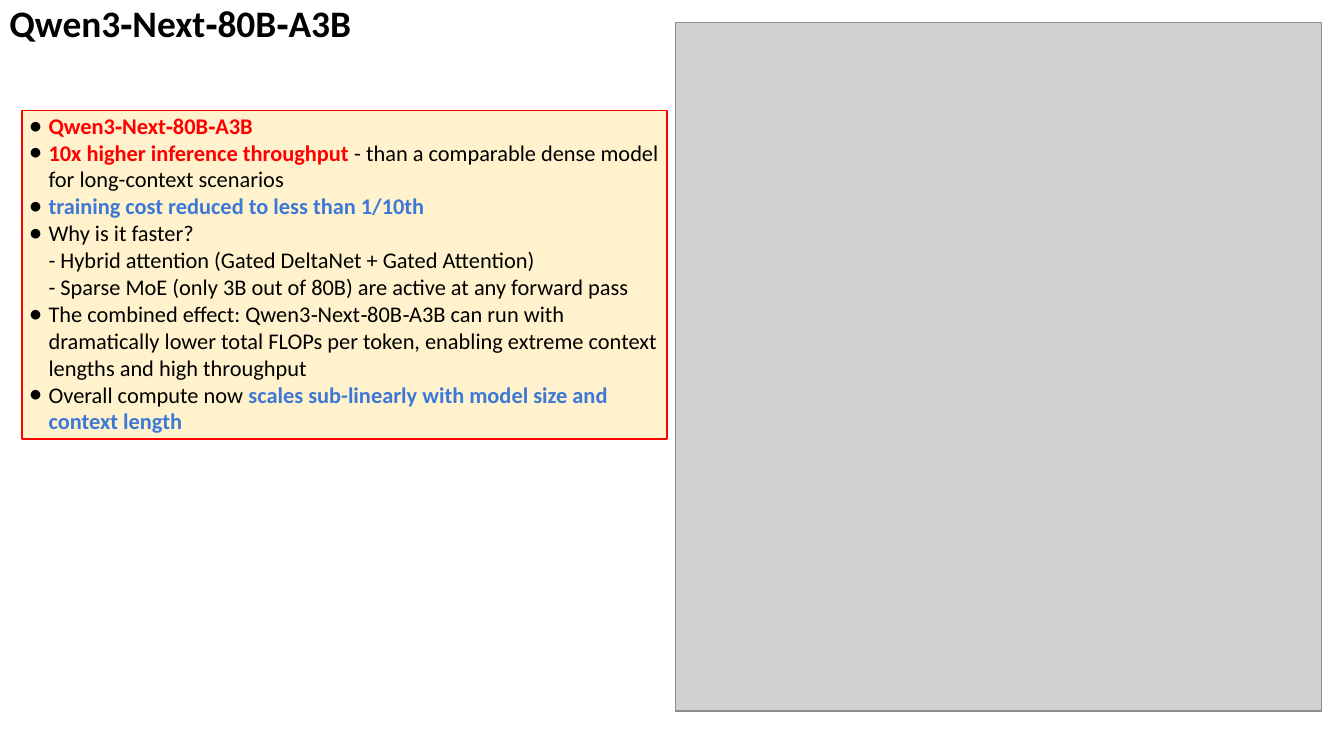
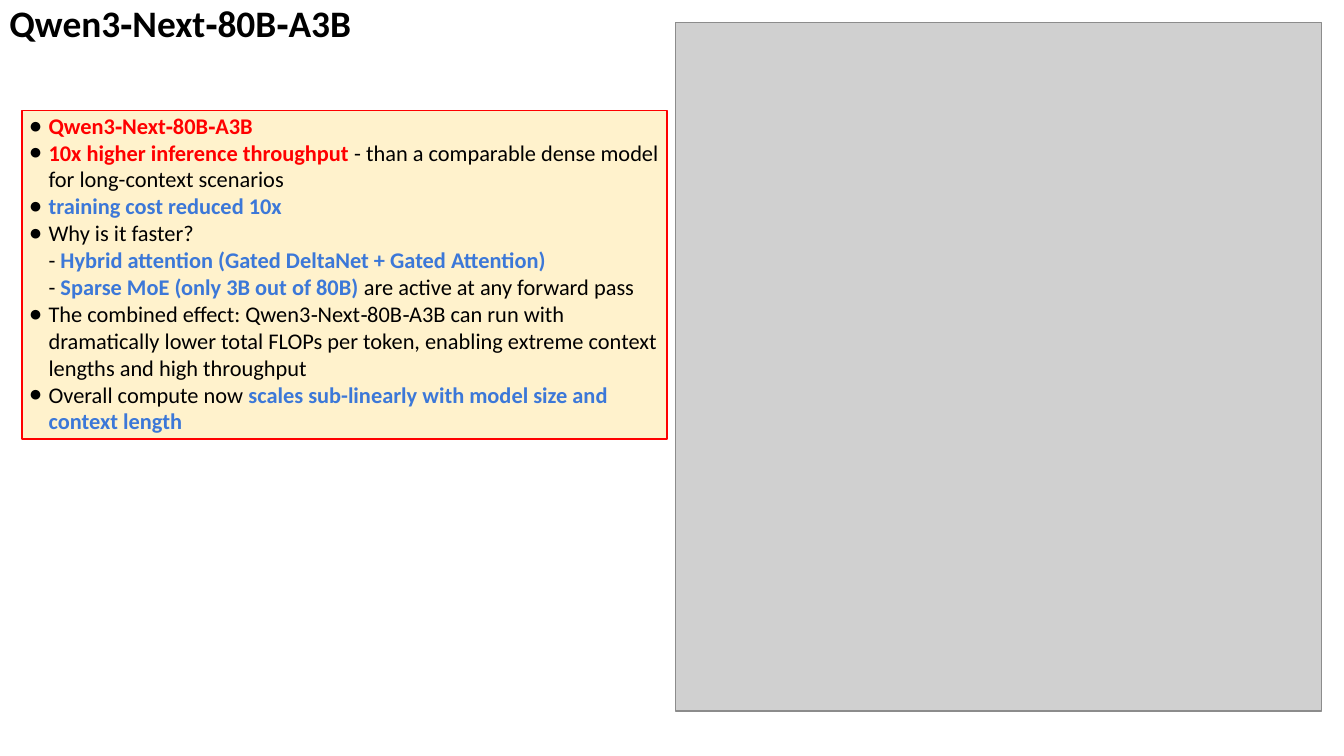
Before and after one commit to lselector/seminar, a slide deck: slide 12 of 2025/2025-09-19-AI-Updates.pptx. Drawn at 1344x756 pixels with LibreOffice and Linux fonts; fonts in the diff are those of the drawing; grey boxes stand for pictures. Boxes give left, top, right and bottom in pixels: in the first picture for what was removed or moved away, otherwise in the second. Text is boxed around its words. In the diff, an @@ line names an element or a change of style, - is before the commit and + after.

```diff
--- a/2025/2025-09-19-AI-Updates.pptx
+++ b/2025/2025-09-19-AI-Updates.pptx
@@ text in rectangle at [49,198,282,218]: text changed @@
-● training cost reduced to less than 1/10th
+● training cost reduced 10x
@@ text in rectangle at [49,225,634,299]: text colour #000000 to #3C78D8, bold on in "Hybrid attention (Gated DeltaNet + Gated Attention) ..." @@
```
Also in this commit, not shown: 5 other slides changed.
